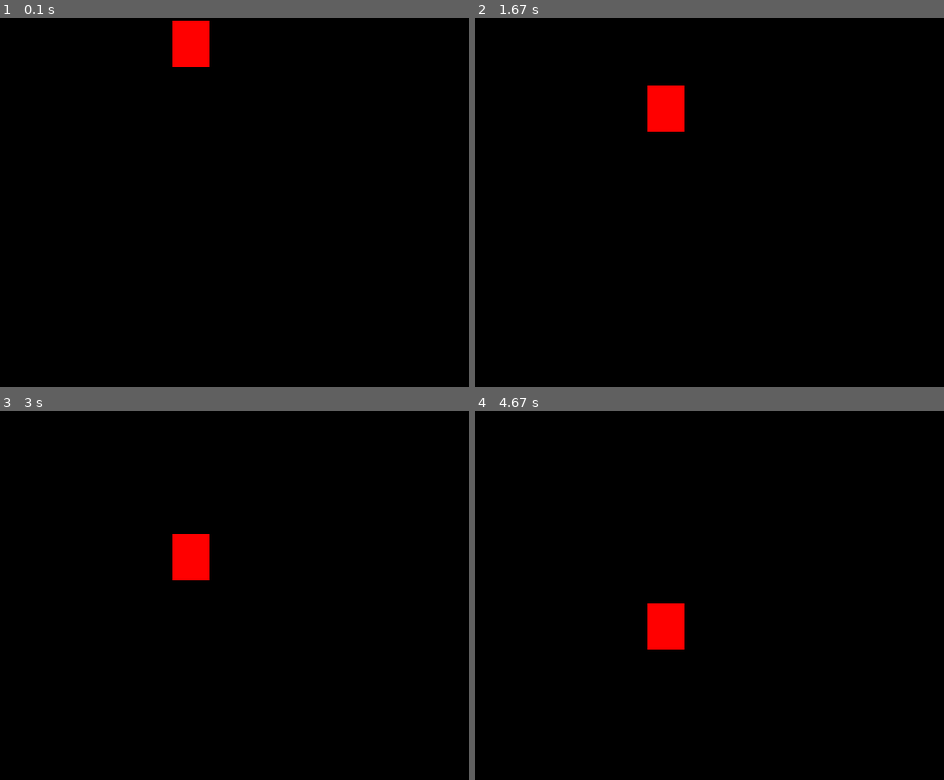
Above: before the commit, frames 1-4 (two rows, left to right).
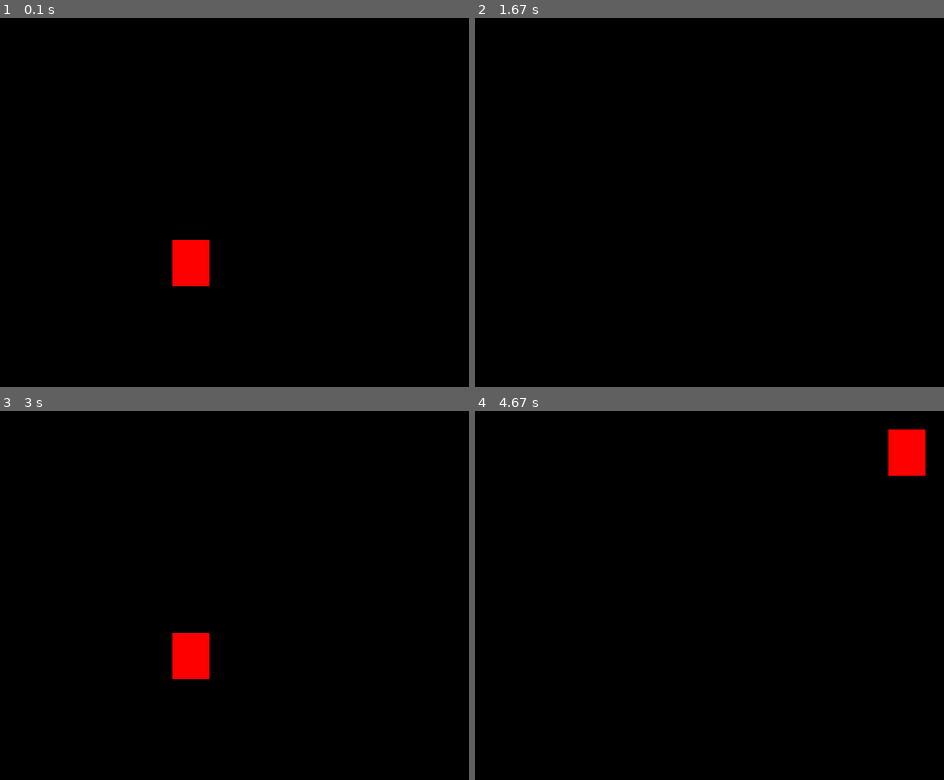
Above: after the commit, the same moments.

Repository: leandroninja/curso-pygame
Game: pygame game, started from janela.py
The game is run twice, just before and just after one commit, with the same random seed, the same clock (stepped at 60 frames per second) and the same inputs.
Inputs:
- Up to frame 1 (0.1 s): no input
- Up to frame 2 (1.67 s): hold Right 0.33-0.8 s; hold Up 0.83-1.13 s; hold Right 1.17-1.63 s
- Up to frame 3 (3 s): hold Left 1.67-2.2 s; hold Down 2.23-2.53 s; hold Left 2.57-2.97 s
- Up to frame 4 (4.67 s): hold Up 3-3.37 s; hold Right 3.4-4.03 s; hold Left from 4.47 s (still down)

The runs differ from the first frame. In frame 1, 2.0% of the frame differs, in the area x 36-45%, y 0-73%; in frame 2, 1.0%; in frame 3, 2.0%; in frame 4, 2.0%.

Commit message:
adicionado movimento do objeto segurando e precionando uma tecla

Diff:
--- a/janela.py
+++ b/janela.py
@@ -10,7 +10,7 @@
 altura = 480
 # varialvel x,y controla movimento do retangulo
 x = largura/2
-y = 0
+y = altura/2
 
 
 tela = pygame.display.set_mode((largura, altura))
@@ -18,16 +18,37 @@
 relogio = pygame.time.Clock()
 
 while True:
-    relogio.tick(45)
+    relogio.tick(30)
     tela.fill((0,0,0))
     for event in pygame.event.get():
         if event.type == QUIT:
            pygame.QUIT()
            exit()
+
+        '''
+
+        if event.type == KEYDOWN:
+            if event.key == K_LEFT:
+                x = x - 20
+            if event.key == K_RIGHT:
+                x = x + 20
+            if event.key == K_UP:
+                y = y - 20
+            if event.key == K_DOWN:
+                y = y + 20'''
+
+
+    if pygame.key.get_pressed()[K_LEFT]:
+       x = x - 20
+    if pygame.key.get_pressed()[K_RIGHT]:
+       x = x + 20
+    if pygame.key.get_pressed()[K_UP]:
+       y = y - 20
+    if pygame.key.get_pressed()[K_DOWN]:
+       y = y + 20
+
     pygame.draw.rect(tela, (255,0,0), (x, y,40,50))
-    if y >= altura:
-        y = 0
-    y = y + 1
+
 
 
    # pygame.draw.circle(tela,(0,0,255), (300,260), 40)
